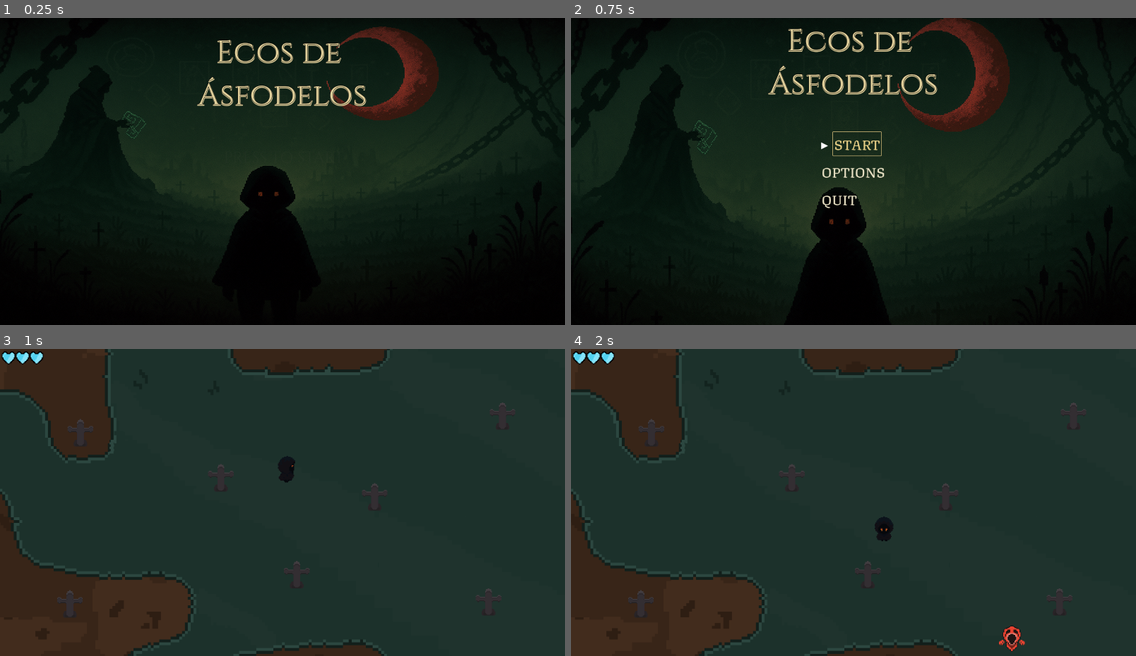
Above: before the commit, frames 1-4 (two rows, left to right).
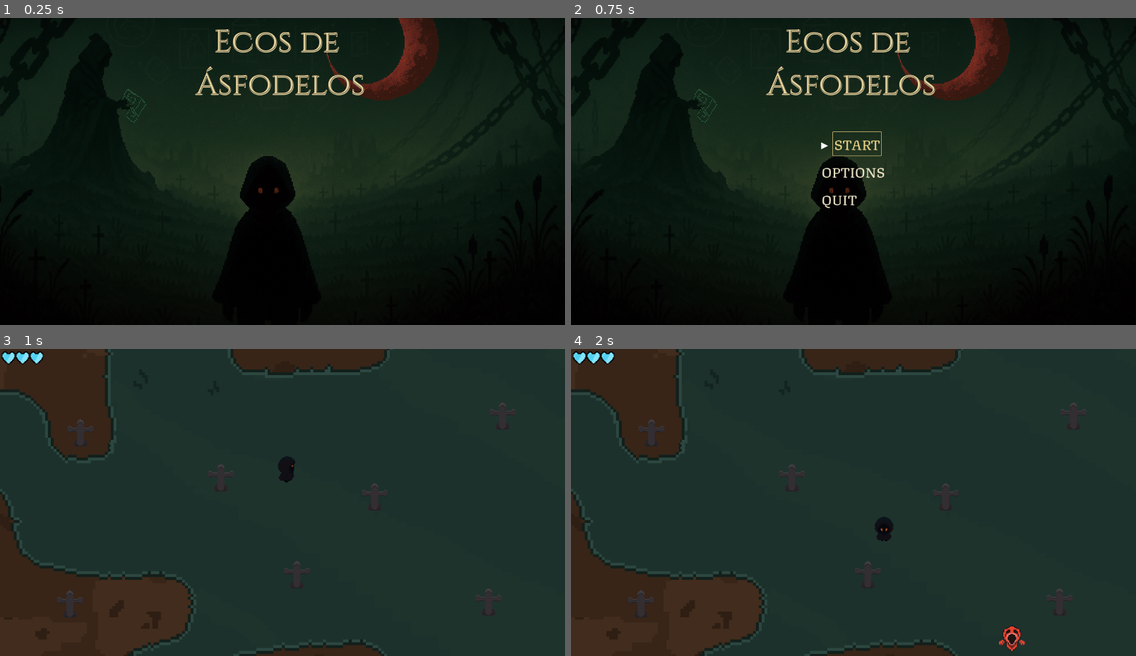
Above: after the commit, the same moments.

Repository: Alezuzzo/ecos-de-asfodelos
Game: Godot game, scene res://scenes/menu/PressStart.tscn
Same seed, same stepped clock (60 frames per second), same inputs: the game is played once before the commit and once after it.
Inputs (mouse positions are in pixels of both pictures, inside the frame that each line leads up to):
- Up to frame 1 (0.25 s): no input
- Up to frame 2 (0.75 s): tap Enter (ui_accept) at 0.5 s; move the mouse to (977, 156) at 0.52 s; hold D (direita) from 0.53 s (still down); click (977, 156) at 0.67 s
- Up to frame 3 (1 s): keep holding D (direita); tap Enter (ui_accept) at 0.77 s
- Up to frame 4 (2 s): move the mouse to (740, 517) at 1.27 s; release D (direita) at 1.28 s; hold S (baixo) from 1.28 s (still down); tap Enter (ui_accept) at 1.52 s

The runs differ from the first frame. In frame 1, 7.0% of the frame differs, in the area x 0-100%, y 0-83%; in frame 2, 8.1%, in the area x 0-100%, y 0-93%; in frame 3, nothing differs; in frame 4, nothing differs.

Commit message:
fix: ajusta tela de inicio

Diff:
--- a/scenes/menu/MainMenu.tscn
+++ b/scenes/menu/MainMenu.tscn
@@ -19,22 +19,22 @@
 anchors_preset = 15
 anchor_right = 1.0
 anchor_bottom = 1.0
-offset_top = -40.0
-offset_bottom = 200.0
+offset_top = -150.0
+offset_bottom = 90.0
 grow_horizontal = 2
 grow_vertical = 2
 texture = ExtResource("2_s3dsm")
-stretch_mode = 5
+expand_mode = 5
 
 [node name="TitleLabel" type="Label" parent="BG"]
 layout_mode = 1
 anchors_preset = 5
 anchor_left = 0.5
 anchor_right = 0.5
-offset_left = -383.0
-offset_top = 48.0
-offset_right = 383.0
-offset_bottom = 345.0
+offset_left = -390.0
+offset_top = 160.0
+offset_right = 376.0
+offset_bottom = 457.0
 grow_horizontal = 2
 theme_override_colors/font_color = Color(0.88235295, 0.8156863, 0.60784316, 1)
 theme_override_colors/font_shadow_color = Color(0.88235295, 0.8156863, 0.60784316, 1)
--- a/scenes/menu/PressStart.tscn
+++ b/scenes/menu/PressStart.tscn
@@ -3,6 +3,21 @@
 [ext_resource type="Script" uid="uid://71bol3mm8ue3" path="res://scenes/menu/PressStart.gd" id="1_ebig0"]
 [ext_resource type="Texture2D" uid="uid://donobwhjefrxp" path="res://assets/menu/bg_asfodelos.png" id="2_a35nf"]
 [ext_resource type="FontFile" uid="uid://cccl75xnkimhx" path="res://assets/fonts/Cinzel-VariableFont_wght.ttf" id="3_lr05n"]
+
+[sub_resource type="Animation" id="Animation_a35nf"]
+length = 0.001
+tracks/0/type = "value"
+tracks/0/imported = false
+tracks/0/enabled = true
+tracks/0/path = NodePath(".:modulate")
+tracks/0/interp = 1
+tracks/0/loop_wrap = true
+tracks/0/keys = {
+"times": PackedFloat32Array(0),
+"transitions": PackedFloat32Array(1),
+"update": 0,
+"values": [Color(1, 1, 1, 1)]
+}
 
 [sub_resource type="Animation" id="Animation_0aaj4"]
 resource_name = "blink"
@@ -19,21 +34,6 @@
 "transitions": PackedFloat32Array(1, 1, 1),
 "update": 0,
 "values": [Color(0.003921569, 0.003921569, 0.003921569, 0.003921569), Color(1, 1, 1, 0.2), Color(1, 1, 1, 1)]
-}
-
-[sub_resource type="Animation" id="Animation_a35nf"]
-length = 0.001
-tracks/0/type = "value"
-tracks/0/imported = false
-tracks/0/enabled = true
-tracks/0/path = NodePath(".:modulate")
-tracks/0/interp = 1
-tracks/0/loop_wrap = true
-tracks/0/keys = {
-"times": PackedFloat32Array(0),
-"transitions": PackedFloat32Array(1),
-"update": 0,
-"values": [Color(1, 1, 1, 1)]
 }
 
 [sub_resource type="AnimationLibrary" id="AnimationLibrary_lr05n"]
@@ -56,19 +56,22 @@
 anchors_preset = 15
 anchor_right = 1.0
 anchor_bottom = 1.0
+offset_top = -150.0
+offset_bottom = 90.0
 grow_horizontal = 2
 grow_vertical = 2
 texture = ExtResource("2_a35nf")
+expand_mode = 5
 
 [node name="TitleLabel" type="Label" parent="Backgroud"]
 layout_mode = 1
 anchors_preset = 5
 anchor_left = 0.5
 anchor_right = 0.5
-offset_left = -383.0
-offset_top = 48.0
-offset_right = 383.0
-offset_bottom = 345.0
+offset_left = -390.0
+offset_top = 160.0
+offset_right = 376.0
+offset_bottom = 457.0
 grow_horizontal = 2
 theme_override_colors/font_color = Color(0.88235295, 0.8156863, 0.60784316, 1)
 theme_override_colors/font_shadow_color = Color(0.88235295, 0.8156863, 0.60784316, 1)
